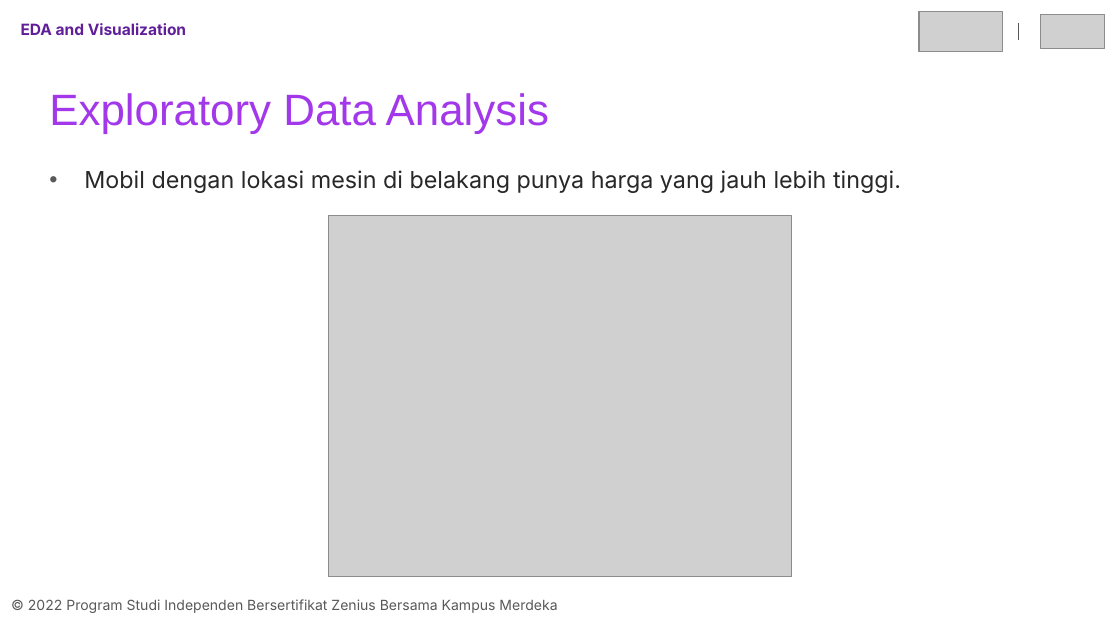
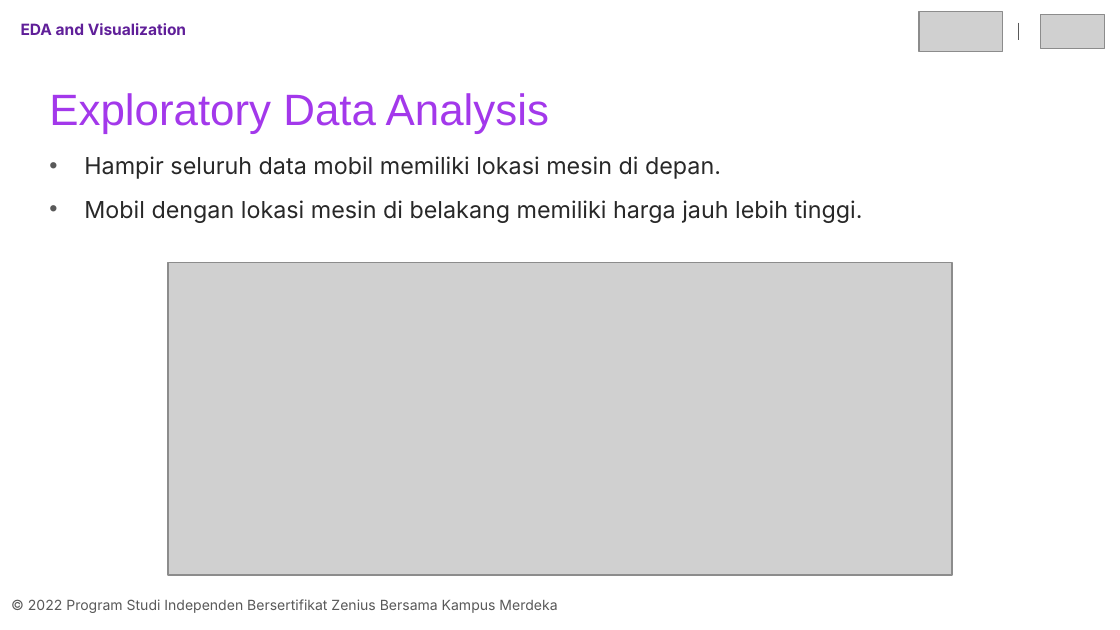
Before and after one commit to arsyfpro/Car-Price-Prediction-Machine-Learning, a slide deck: slide 18 of final_project_07_adit.pptx (slide 19 before the commit). Drawn at 1120x630 pixels with LibreOffice and Linux fonts; fonts in the diff are those of the drawing; grey boxes stand for pictures. Boxes give left, top, right and bottom in pixels: in the first picture for what was removed or moved away, otherwise in the second. Text is boxed around its words. In the diff, an @@ line names an element or a change of style, - is before the commit and + after.

```diff
--- a/final_project_07_adit.pptx
+++ b/final_project_07_adit.pptx
@@ text at bbox=[84, 156, 863, 223]: text changed @@
-• Mobil dengan lokasi mesin di belakang punya harga yang jauh lebih tinggi.
+• Hampir seluruh data mobil memiliki lokasi mesin di depan.
+• Mobil dengan lokasi mesin di belakang memiliki harga jauh lebih tinggi.
@@ picture: place and size @@
-picture at bbox=[328, 216, 792, 577]
+picture at bbox=[168, 262, 952, 575]
```
Also in this commit, not shown: 10 other slides changed, 1 slide removed, 1 other file.
